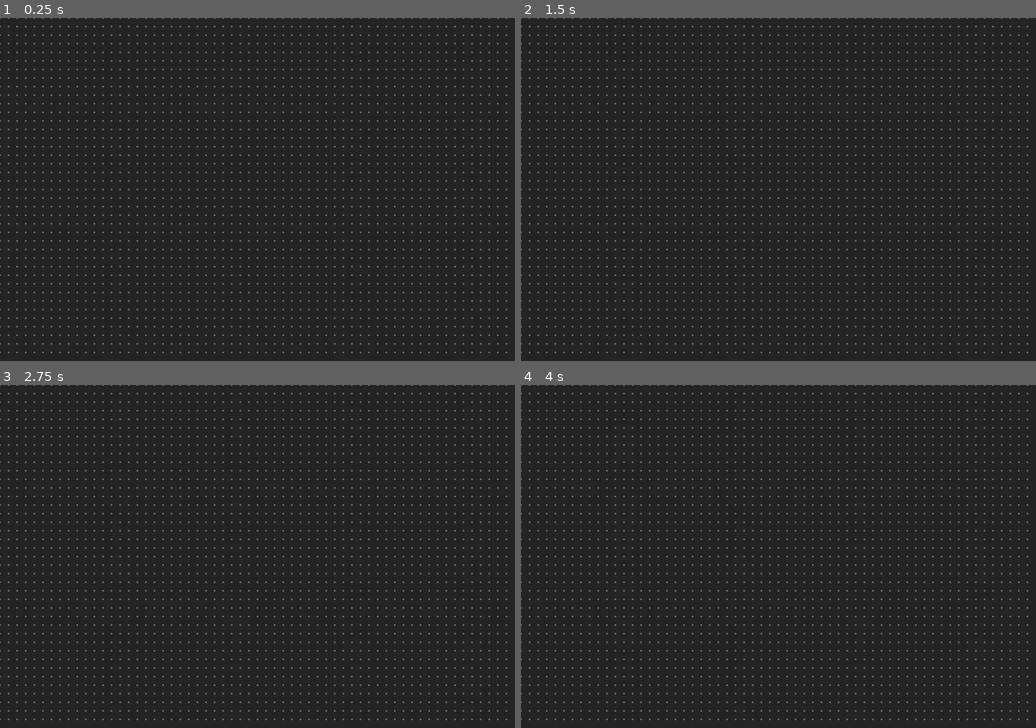
Above: before the commit, frames 1-4 (two rows, left to right).
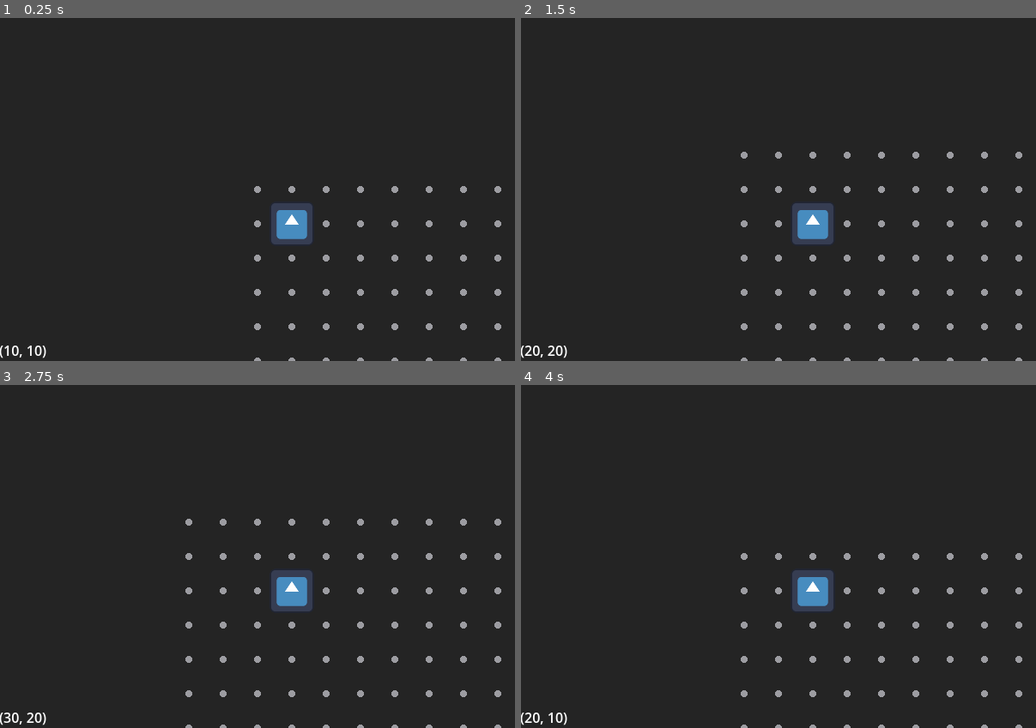
Above: after the commit, the same moments.

Repository: Excoh/marching-squares
Game: Godot game, scene res://main.tscn
The game is run twice, just before and just after one commit, with the same random seed, the same clock (stepped at 60 frames per second) and the same inputs. The engine's default icon, where the game draws it, is replaced by a stand-in: a white triangle on a blue panel in a dark square.
Inputs:
- Up to frame 1 (0.25 s): no input
- Up to frame 2 (1.5 s): tap Enter at 0.5 s; hold D (player_right, bound only after the commit) 0.53-1.28 s; tap Space at 1.25 s; hold S (player_down, bound only after the commit) from 1.28 s (still down)
- Up to frame 3 (2.75 s): tap Enter at 2 s; release S (player_down, bound only after the commit) at 2.03 s; hold D (player_right, bound only after the commit) from 2.03 s (still down)
- Up to frame 4 (4 s): tap Space at 2.75 s; release D (player_right, bound only after the commit) at 2.78 s; hold W (player_up, bound only after the commit) 2.78-3.53 s; tap Enter at 3.5 s; hold A (player_left, bound only after the commit) from 3.53 s (still down)

The runs differ from the first frame. In frame 1, 5.8% of the frame differs, in the area x 0-99%, y 0-100%; in frame 2, 6.1%; in frame 3, 6.3%; in frame 4, 5.9%.

Commit message:
Adding moving player

Diff:
--- a/main.tscn
+++ b/main.tscn
@@ -1,9 +1,37 @@
-[gd_scene load_steps=2 format=3 uid="uid://bf2skljfmoj6w"]
+[gd_scene load_steps=4 format=3 uid="uid://bf2skljfmoj6w"]
 
 [ext_resource type="Script" path="res://grid.gd" id="1_lyfio"]
+[ext_resource type="Texture2D" uid="uid://gd8xktem37xe" path="res://icon.svg" id="2_3ixqg"]
+[ext_resource type="Script" path="res://mover.gd" id="3_vcnhy"]
 
 [node name="Main" type="Node2D"]
 
 [node name="Grid" type="Node2D" parent="."]
 script = ExtResource("1_lyfio")
-grid_color = Color(0.41, 0.41, 0.41, 1)
+grid_color = Color(0.6111, 0.6111, 0.63, 1)
+
+[node name="Sprite2D" type="Sprite2D" parent="." node_paths=PackedStringArray("label")]
+position = Vector2(10, 10)
+scale = Vector2(0.1, 0.1)
+texture = ExtResource("2_3ixqg")
+script = ExtResource("3_vcnhy")
+label = NodePath("../CanvasLayer/Control/Label")
+
+[node name="Camera2D" type="Camera2D" parent="Sprite2D"]
+position = Vector2(-100, -100)
+scale = Vector2(10, 10)
+zoom = Vector2(4, 4)
+
+[node name="CanvasLayer" type="CanvasLayer" parent="."]
+
+[node name="Control" type="Control" parent="CanvasLayer"]
+layout_mode = 3
+anchors_preset = 0
+
+[node name="Label" type="Label" parent="CanvasLayer/Control"]
+offset_left = -1.0
+offset_top = 376.0
+offset_right = 62.0
+offset_bottom = 399.0
+text = "Position"
+vertical_alignment = 2
--- /dev/null
+++ b/mover.gd
@@ -0,0 +1,34 @@
+extends Sprite2D
+
+@export var label: Label
+@export var resolution: int = 10
+
+var target_pos: Vector2
+var is_moving: bool = false
+
+func _ready() -> void:
+	target_pos = position
+
+func _process(delta: float) -> void:
+	if not is_moving:
+		if Input.is_action_just_pressed(&"player_right"):
+			target_pos = position + Vector2.RIGHT * resolution
+			is_moving = true
+		if Input.is_action_just_pressed(&"player_left"):
+			target_pos = position + Vector2.LEFT * resolution
+			is_moving = true
+		if Input.is_action_just_pressed(&"player_down"):
+			target_pos = position + Vector2.DOWN * resolution
+			is_moving = true
+		if Input.is_action_just_pressed(&"player_up"):
+			target_pos = position + Vector2.UP * resolution
+			is_moving = true
+
+	if not target_pos.is_equal_approx(position):
+		position = position.lerp(target_pos, delta*60)
+	else:
+		position = target_pos
+		is_moving = false
+
+	if label:
+		label.text = str(position)
--- a/project.godot
+++ b/project.godot
@@ -20,6 +20,33 @@
 window/size/viewport_width=600
 window/size/viewport_height=400
 
+[input]
+
+player_right={
+"deadzone": 0.5,
+"events": [Object(InputEventKey,"resource_local_to_scene":false,"resource_name":"","device":-1,"window_id":0,"alt_pressed":false,"shift_pressed":false,"ctrl_pressed":false,"meta_pressed":false,"pressed":false,"keycode":0,"physical_keycode":68,"key_label":0,"unicode":100,"location":0,"echo":false,"script":null)
+, Object(InputEventKey,"resource_local_to_scene":false,"resource_name":"","device":-1,"window_id":0,"alt_pressed":false,"shift_pressed":false,"ctrl_pressed":false,"meta_pressed":false,"pressed":false,"keycode":0,"physical_keycode":4194321,"key_label":0,"unicode":0,"location":0,"echo":false,"script":null)
+]
+}
+player_left={
+"deadzone": 0.5,
+"events": [Object(InputEventKey,"resource_local_to_scene":false,"resource_name":"","device":-1,"window_id":0,"alt_pressed":false,"shift_pressed":false,"ctrl_pressed":false,"meta_pressed":false,"pressed":false,"keycode":0,"physical_keycode":65,"key_label":0,"unicode":97,"location":0,"echo":false,"script":null)
+, Object(InputEventKey,"resource_local_to_scene":false,"resource_name":"","device":-1,"window_id":0,"alt_pressed":false,"shift_pressed":false,"ctrl_pressed":false,"meta_pressed":false,"pressed":false,"keycode":0,"physical_keycode":4194319,"key_label":0,"unicode":0,"location":0,"echo":false,"script":null)
+]
+}
+player_up={
+"deadzone": 0.5,
+"events": [Object(InputEventKey,"resource_local_to_scene":false,"resource_name":"","device":-1,"window_id":0,"alt_pressed":false,"shift_pressed":false,"ctrl_pressed":false,"meta_pressed":false,"pressed":false,"keycode":0,"physical_keycode":87,"key_label":0,"unicode":119,"location":0,"echo":false,"script":null)
+, Object(InputEventKey,"resource_local_to_scene":false,"resource_name":"","device":-1,"window_id":0,"alt_pressed":false,"shift_pressed":false,"ctrl_pressed":false,"meta_pressed":false,"pressed":false,"keycode":0,"physical_keycode":4194320,"key_label":0,"unicode":0,"location":0,"echo":false,"script":null)
+]
+}
+player_down={
+"deadzone": 0.5,
+"events": [Object(InputEventKey,"resource_local_to_scene":false,"resource_name":"","device":-1,"window_id":0,"alt_pressed":false,"shift_pressed":false,"ctrl_pressed":false,"meta_pressed":false,"pressed":false,"keycode":0,"physical_keycode":83,"key_label":0,"unicode":115,"location":0,"echo":false,"script":null)
+, Object(InputEventKey,"resource_local_to_scene":false,"resource_name":"","device":-1,"window_id":0,"alt_pressed":false,"shift_pressed":false,"ctrl_pressed":false,"meta_pressed":false,"pressed":false,"keycode":0,"physical_keycode":4194322,"key_label":0,"unicode":0,"location":0,"echo":false,"script":null)
+]
+}
+
 [rendering]
 
 environment/defaults/default_clear_color=Color(0.14, 0.14, 0.14, 1)
